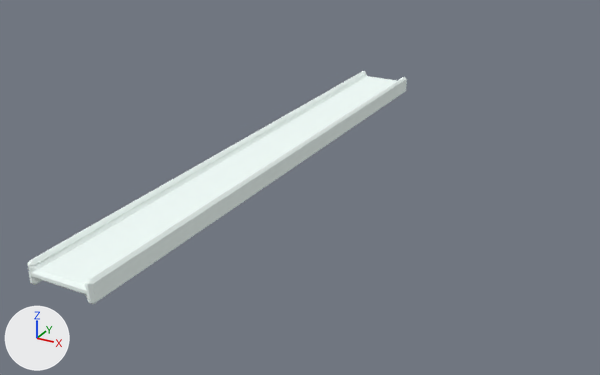
An edit to the Blender file Assets/3Dモデリング/road.blend, drawn before and after from the same camera.
The view is the same before and after, from a 50 mm camera at (12.81, -21.14, 8.78) aimed at (1.12, 0.12, -1.85). Lighting does not change. The marker at lower left points along +X, +Y and +Z.
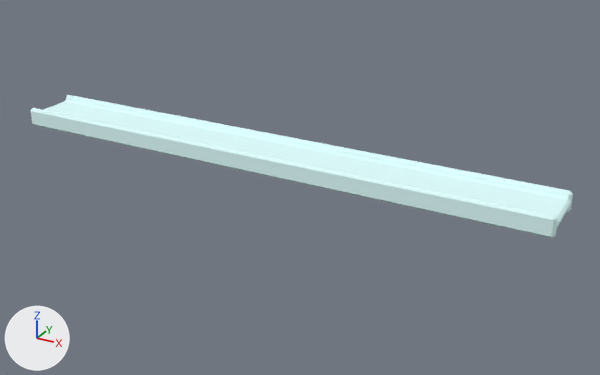
Changed parts and their boxes [x1, y1, x2, y2] in the pictures (600 x 375 px):
'Cube', recoloured, turned
    before: [28, 71, 407, 304]
    after: [31, 95, 573, 238]

Patch to the scene script:
```diff
--- a/Assets/3Dモデリング/road.blend.py
+++ b/Assets/3Dモデリング/road.blend.py
@@ mat_glass @@
+mat_glass = diffuse_material('glass')
+mat_glass.base_color = (0.748, 1.0, 1.0)  # white #e0ffff
@@ me_cube @@
 me_cube.from_pydata(...)  # 68 vertices, 65 faces; spans x 0.0..1.0, y -9.3..9.3, z -1.2..-0.6
-me_cube.materials.append(mat_material)  # white #f4fffc
+me_cube.materials.append(mat_glass)  # white #e0ffff
@@ ob_cube @@
 ob_cube.location = (0.0, 0.0, 0.0)
+ob_cube.rotation_euler = (0.0, 0.0, 1.571)  # degrees (0, 0, 90)
 _m = ob_cube.modifiers.new('ミラー', 'MIRROR')
```
